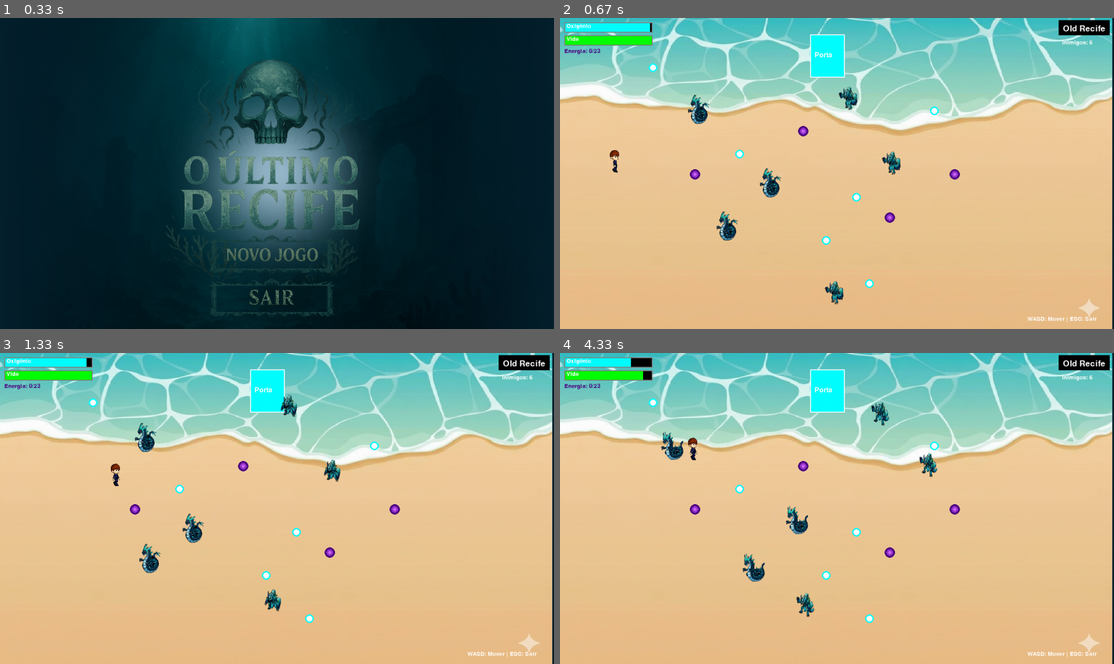
Above: before the commit, frames 1-4 (two rows, left to right).
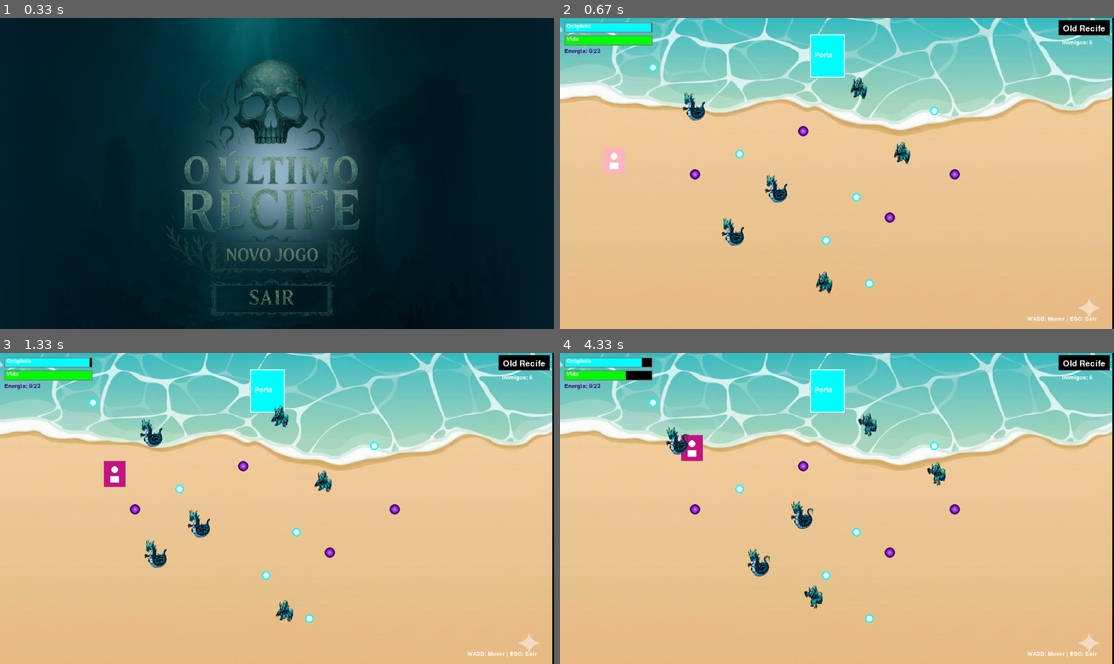
Above: after the commit, the same moments.

Repository: josecjunior7/The_Last_Recife
Game: pygame game, started from main.py
Same seed, same stepped clock (60 frames per second), same inputs: the game is played once before the commit and once after it.
Inputs (mouse positions are in pixels of both pictures, inside the frame that each line leads up to):
- Up to frame 1 (0.33 s): no input
- Up to frame 2 (0.67 s): press the mouse at (831, 251) at 0.37 s; move the mouse to (897, 207) at 0.47 s; release the mouse at (964, 167) at 0.6 s
- Up to frame 3 (1.33 s): hold Right 0.67-1.13 s; move the mouse to (254, 424) at 0.7 s; hold Up from 1.17 s (still down)
- Up to frame 4 (4.33 s): release Up at 1.47 s; hold Right 1.5-1.97 s; hold Left 2-2.53 s; hold Down 2.57-2.87 s; hold Left 2.9-3.3 s; hold Up 3.33-3.7 s; hold Right from 3.73 s (still down)

Frame 1 is identical in both runs. In frame 2, 2.2% of the frame differs, in the area x 7-100%, y 0-100%; in frame 3, 2.3%; in frame 4, 2.4%, in the area x 11-100%, y 0-100%.

Commit message:
added logic

Diff:
--- a/main.py
+++ b/main.py
@@ -5,7 +5,7 @@
 from src.entities.player import Player
 from src.entities.enemy import Enemy
 from src.scenes.maps import MapSystem
-from src.scenes.menu import menu
+from src.scenes.menu import menu, selecao_personagem
 
 # Inicializa pygame
 pygame.init()
@@ -14,11 +14,28 @@
 map_system = MapSystem()
 map_system.carregar_backgrounds()
 
-# Chama o menu
-escolha = menu(TELA, clock)
-
-# Cria o jogador e o grupo
-player = Player(100, 300)
+# Chama o menu principal
+escolha_menu = menu(TELA, clock)
+
+# Se escolheu jogar, vai para seleção de personagem
+if escolha_menu == "selecao_personagem":
+    personagem_escolhido = selecao_personagem(TELA, clock)
+
+    if personagem_escolhido is None:
+        # Usuário voltou ao menu ou fechou a janela
+        pygame.quit()
+        exit()
+else:
+    pygame.quit()
+    exit()
+
+# Cria o jogador com o personagem escolhido
+player = Player(100, 300, personagem_escolhido)
+player_group = pygame.sprite.Group(player)
+
+print(f"🎮 Personagem selecionado: {personagem_escolhido}")
+
+# Resto do código permanece igual...
 player_group = pygame.sprite.Group(player)
 
 # Grupo para inimigos e criar inimigos do mapa inicial
@@ -31,7 +48,7 @@
 energia_total = sum(len(mapa["energias_escuras"]) for mapa in map_system.maps.values())
 
 # Invencibilidade
-INVENCIBILIDADE = 3000
+INVENCIBILIDADE = 1000
 ultimo_dano = 0
 
 # Função para trocar mapa e recriar inimigos
@@ -81,7 +98,7 @@
     enemy_group.update(LARGURA, ALTURA)
 
     # Diminuir oxigênio
-    oxigenio -= 0.1
+    oxigenio -= 0.05
     if oxigenio <= 0:
         print("Você ficou sem ar! Game Over.")
         rodando = False
--- a/src/entities/player.py
+++ b/src/entities/player.py
@@ -2,8 +2,9 @@
 import os
 
 class Player(pygame.sprite.Sprite):
-    def __init__(self, x, y):
+    def __init__(self, x, y, personagem="masculino"):
         super().__init__()
+        self.personagem = personagem
         self.frames = []
         self.carregar_sprites()
         self.index = 0
@@ -14,22 +15,54 @@
         self.last_update = pygame.time.get_ticks()
 
     def carregar_sprites(self):
-        caminho = os.path.join("assets", "images", "sprites")
-        nomes = ["aelyonSP1.jpeg", "aelyonSP2.jpeg", "aelyonSP3.jpeg", "aelyonSP4.jpeg"]
+        # Define os nomes dos sprites baseado no personagem escolhido
+        if self.personagem == "feminino":
+            nomes = ["aelyon_femSP1.jpeg", "aelyon_femSP2.jpeg", "aelyon_femSP3.jpeg", "aelyon_femSP4.jpeg"]
+            caminho_base = os.path.join("assets", "images", "sprites", "feminino")
+        else:  # masculino (padrão)
+            nomes = ["aelyonSP1.jpeg", "aelyonSP2.jpeg", "aelyonSP3.jpeg", "aelyonSP4.jpeg"]
+            caminho_base = os.path.join("assets", "images", "sprites", "move")
+
+        # Tenta carregar os sprites específicos
+        sprites_carregados = 0
         for nome in nomes:
-            img_path = os.path.join(caminho, nome)
+            img_path = os.path.join(caminho_base, nome)
+
+            # Se não encontrar no caminho específico, tenta no caminho padrão
+            if not os.path.exists(img_path):
+                img_path = os.path.join("assets", "images", "sprites", "move", nome)
+
             if os.path.exists(img_path):
-                img = pygame.image.load(os.path.join(caminho, nome)).convert()
-                img.set_colorkey((0, 0, 0))
-                img = pygame.transform.scale(img, (50, 60))
-                self.frames.append(img)
+                try:
+                    img = pygame.image.load(img_path).convert()
+                    img.set_colorkey((0, 0, 0))  # Remove fundo preto
+                    img = pygame.transform.scale(img, (50, 60))
+                    self.frames.append(img)
+                    sprites_carregados += 1
+                    print(f"✅ Sprite carregado: {img_path}")
+                except Exception as e:
+                    print(f"⚠️ Erro ao carregar sprite {img_path}: {e}")
             else:
-                print(f"[ERRO] Sprite não encontrado: {img_path}")
+                print(f"⚠️ Sprite não encontrado: {img_path}")
 
-        if not self.frames:
-            # Evita erro caso nenhuma imagem seja encontrada
-            self.frames = [pygame.Surface((50, 60))]
-            self.frames[0].fill((255, 0, 255))
+        # Fallback: cria sprites coloridos se nenhum for encontrado
+        if sprites_carregados == 0:
+            print("🚨 Nenhum sprite encontrado. Criando sprites coloridos...")
+            cores = []
+            if self.personagem == "feminino":
+                # Cores para personagem feminino (tons de rosa/roxo)
+                cores = [(255, 182, 193), (219, 112, 147), (199, 21, 133), (186, 85, 211)]
+            else:
+                # Cores para personagem masculino (tons de azul)
+                cores = [(30, 144, 255), (65, 105, 225), (70, 130, 180), (100, 149, 237)]
+
+            for cor in cores:
+                surf = pygame.Surface((50, 60))
+                surf.fill(cor)
+                # Adiciona um "rosto" simples para diferenciar
+                pygame.draw.circle(surf, (255, 255, 255), (25, 20), 8)  # Cabeça
+                pygame.draw.rect(surf, (255, 255, 255), (15, 35, 20, 15))  # Corpo
+                self.frames.append(surf)
 
     def mover(self, teclas, largura, altura):
         if teclas[pygame.K_LEFT] and self.rect.left > 0:
@@ -51,3 +84,7 @@
     def update(self, teclas, largura, altura):
         self.mover(teclas, largura, altura)
         self.animar()
+
+    def get_personagem(self):
+        """Retorna o tipo de personagem selecionado"""
+        return self.personagem
--- a/src/scenes/menu.py
+++ b/src/scenes/menu.py
@@ -70,36 +70,74 @@
 
 # --- FUNÇÃO DE SELEÇÃO DE PERSONAGEM ---
 def selecao_personagem(tela, clock):
-    # Carregar imagens dos personagens (você precisará criar essas imagens)
-    try:
-        img_masculino = pygame.image.load("assets/images/personagem_masculino.png").convert_alpha()
-        img_feminino = pygame.image.load("assets/images/personagem_feminino.png").convert_alpha()
-    except:
-        # Fallback: criar retângulos coloridos se as imagens não existirem
+    # Carregar background para seleção de personagem
+    try:
+        background_selecao = pygame.image.load("assets/images/backgrounds.png").convert()
+        background_selecao = pygame.transform.scale(background_selecao, (LARGURA, ALTURA))
+        print("✅ Background de seleção carregado com sucesso!")
+    except:
+        # Fallback: fundo azul escuro se a imagem não existir
+        background_selecao = pygame.Surface((LARGURA, ALTURA))
+        background_selecao.fill((0, 0, 50))
+        print("⚠️ Background de seleção não encontrado. Usando fallback.")
+
+    # Carregar imagem do texto "ESCOLHA O SEU PERSONAGEM"
+    try:
+        img_texto_escolha = pygame.image.load("assets/images/textchoise.png").convert_alpha()
+        # Redimensionar mantendo proporção
+        largura_original, altura_original = img_texto_escolha.get_size()
+        nova_largura = int(largura_original * 0.4)  # Ajuste a escala conforme necessário
+        nova_altura = int(altura_original * 0.4)
+        img_texto_escolha = pygame.transform.scale(img_texto_escolha, (nova_largura, nova_altura))
+        print("✅ Texto de escolha carregado com sucesso!")
+    except:
+        img_texto_escolha = None
+        print("⚠️ Texto de escolha não encontrado. Usando texto renderizado.")
+
+    # Carregar imagens dos personagens
+    try:
+        img_masculino = pygame.image.load("assets/images/escolha/aelyon.png").convert_alpha()
+        img_masculino = pygame.transform.scale(img_masculino, (150, 300))
+        print("✅ Personagem masculino carregado com sucesso!")
+    except:
+        # Fallback: criar retângulo azul
         img_masculino = pygame.Surface((200, 300))
-        img_masculino.fill(AZUL)
+        img_masculino.fill((30, 144, 255))
+        # Adicionar detalhes visuais
+        pygame.draw.rect(img_masculino, (110, 130, 180), (50, 50, 100, 200))
+        pygame.draw.circle(img_masculino, (100, 149, 237), (100, 80), 30)
+        print("⚠️ Personagem masculino não encontrado. Usando fallback.")
+
+    try:
+        img_feminino = pygame.image.load("assets/images/escolha/thalic.png").convert_alpha()
+        img_feminino = pygame.transform.scale(img_feminino, (200, 300))
+        print("✅ Personagem feminino carregado com sucesso!")
+    except:
+        # Fallback: criar retângulo rosa
         img_feminino = pygame.Surface((200, 300))
-        img_feminino.fill(ROSA)
-
-    # Redimensionar imagens
-    img_masculino = pygame.transform.scale(img_masculino, (200, 300))
-    img_feminino = pygame.transform.scale(img_feminino, (200, 300))
-
-    # Posições dos personagens
-    pos_masculino = (LARGURA // 4 - 100, ALTURA // 2 - 150)
-    pos_feminino = (3 * LARGURA // 4 - 100, ALTURA // 2 - 150)
-
-    # Textos
+        img_feminino.fill((255, 182, 193))
+        # Adicionar detalhes visuais
+        pygame.draw.rect(img_feminino, (219, 112, 147), (50, 50, 100, 200))
+        pygame.draw.circle(img_feminino, (199, 21, 133), (100, 80), 30)
+        print("⚠️ Personagem feminino não encontrado. Usando fallback.")
+
+    # Posições dos elementos
+    pos_texto = (LARGURA // 2, 150)  # Centro horizontal, 150px do topo
+    pos_masculino = (LARGURA // 4 - 100, ALTURA // 2 - 100)
+    pos_feminino = (3 * LARGURA // 4 - 100, ALTURA // 2 - 100)
+
+    # Textos de fallback (se a imagem não carregar)
     font_titulo = pygame.font.SysFont(None, 48)
     font_opcoes = pygame.font.SysFont(None, 36)
 
-    titulo = font_titulo.render("SELECIONE SEU PERSONAGEM", True, BRANCO)
+    titulo_fallback = font_titulo.render("ESCOLHA O SEU PERSONAGEM", True, BRANCO)
     texto_masculino = font_opcoes.render("MASCULINO", True, BRANCO)
     texto_feminino = font_opcoes.render("FEMININO", True, BRANCO)
 
     rodando = True
     while rodando:
-        tela.fill((0, 0, 50))  # Fundo azul escuro
+        # Desenhar background
+        tela.blit(background_selecao, (0, 0))
 
         # --- EVENTOS ---
         for evento in pygame.event.get():
@@ -119,32 +157,47 @@
         rect_feminino = pygame.Rect(pos_feminino[0], pos_feminino[1], 200, 300)
 
         # --- DESENHAR ELEMENTOS ---
-        # Título
-        tela.blit(titulo, (LARGURA // 2 - titulo.get_width() // 2, 100))
+
+        # Texto "ESCOLHA O SEU PERSONAGEM"
+        if img_texto_escolha:
+            # Centralizar a imagem do texto
+            texto_rect = img_texto_escolha.get_rect(center=(LARGURA // 2, 150))
+            tela.blit(img_texto_escolha, texto_rect)
+        else:
+            # Fallback: texto renderizado
+            tela.blit(titulo_fallback, (LARGURA // 2 - titulo_fallback.get_width() // 2, 120))
 
         # Personagens com borda de seleção
         cor_borda_masculino = VERDE if rect_masculino.collidepoint(mouse) else BRANCO
         cor_borda_feminino = VERDE if rect_feminino.collidepoint(mouse) else BRANCO
 
-        pygame.draw.rect(tela, cor_borda_masculino, rect_masculino, 3)
-        pygame.draw.rect(tela, cor_borda_feminino, rect_feminino, 3)
-
+        # Desenhar bordas
+        pygame.draw.rect(tela, cor_borda_masculino, rect_masculino, 4)
+        pygame.draw.rect(tela, cor_borda_feminino, rect_feminino, 4)
+
+        # Desenhar personagens
         tela.blit(img_masculino, pos_masculino)
         tela.blit(img_feminino, pos_feminino)
 
         # Textos abaixo dos personagens
-        tela.blit(texto_masculino, (pos_masculino[0] + 60, pos_masculino[1] + 320))
+        tela.blit(texto_masculino, (pos_masculino[0] + 50, pos_masculino[1] + 320))
         tela.blit(texto_feminino, (pos_feminino[0] + 60, pos_feminino[1] + 320))
 
         # Instrução
         texto_instrucao = font_opcoes.render("Clique em um personagem para selecionar", True, BRANCO)
-        tela.blit(texto_instrucao, (LARGURA // 2 - texto_instrucao.get_width() // 2, ALTURA - 100))
+        tela.blit(texto_instrucao, (LARGURA // 2 - texto_instrucao.get_width() // 2, ALTURA - 80))
+
+        # Instrução de voltar
+        texto_voltar = font_opcoes.render("ESC: Voltar ao menu", True, CINZA)
+        tela.blit(texto_voltar, (LARGURA // 2 - texto_voltar.get_width() // 2, ALTURA - 40))
 
         # --- CLIQUES ---
         if rect_masculino.collidepoint(mouse) and clique[0]:
+            print("🎮 Personagem masculino selecionado!")
             return "masculino"
 
         if rect_feminino.collidepoint(mouse) and clique[0]:
+            print("🎮 Personagem feminino selecionado!")
             return "feminino"
 
         pygame.display.flip()
Binary file added: assets/images/backgrounds.png
Binary file added: assets/images/escolha/aelyon.png
Binary file added: assets/images/escolha/thalic.png
Renamed: assets/images/sprites/aelyonSP1.jpeg -> assets/images/sprites/move/aelyonSP1.jpeg
Renamed: assets/images/sprites/aelyonSP2.jpeg -> assets/images/sprites/move/aelyonSP2.jpeg
Renamed: assets/images/sprites/aelyonSP3.jpeg -> assets/images/sprites/move/aelyonSP3.jpeg
Renamed: assets/images/sprites/aelyonSP4.jpeg -> assets/images/sprites/move/aelyonSP4.jpeg
Binary file added: assets/images/textchoise.png
